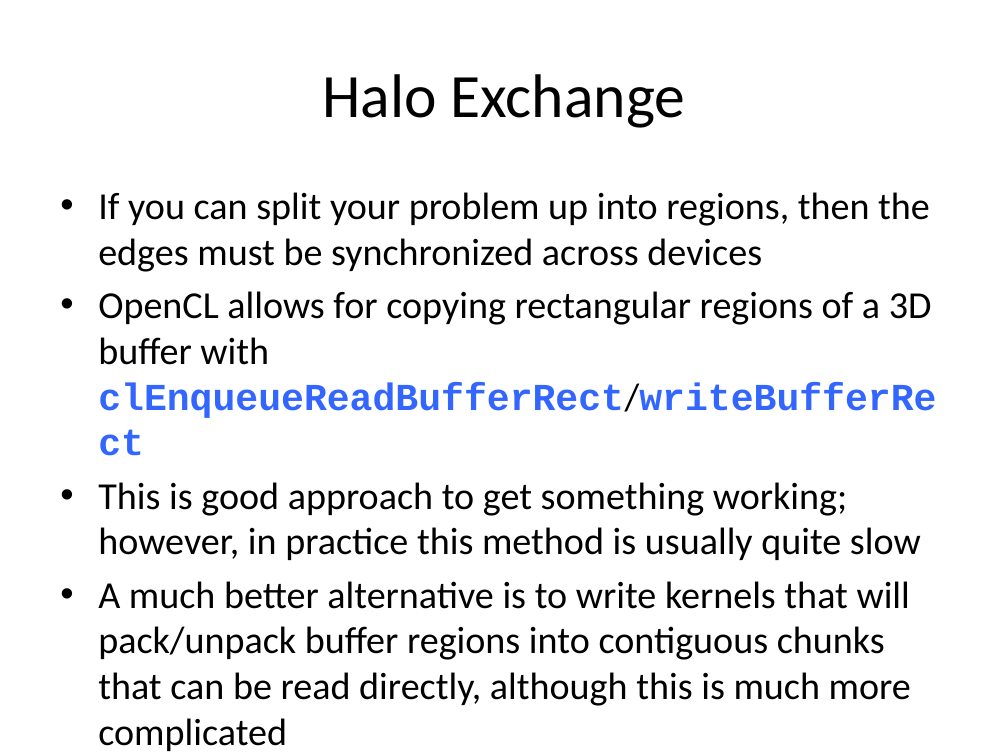
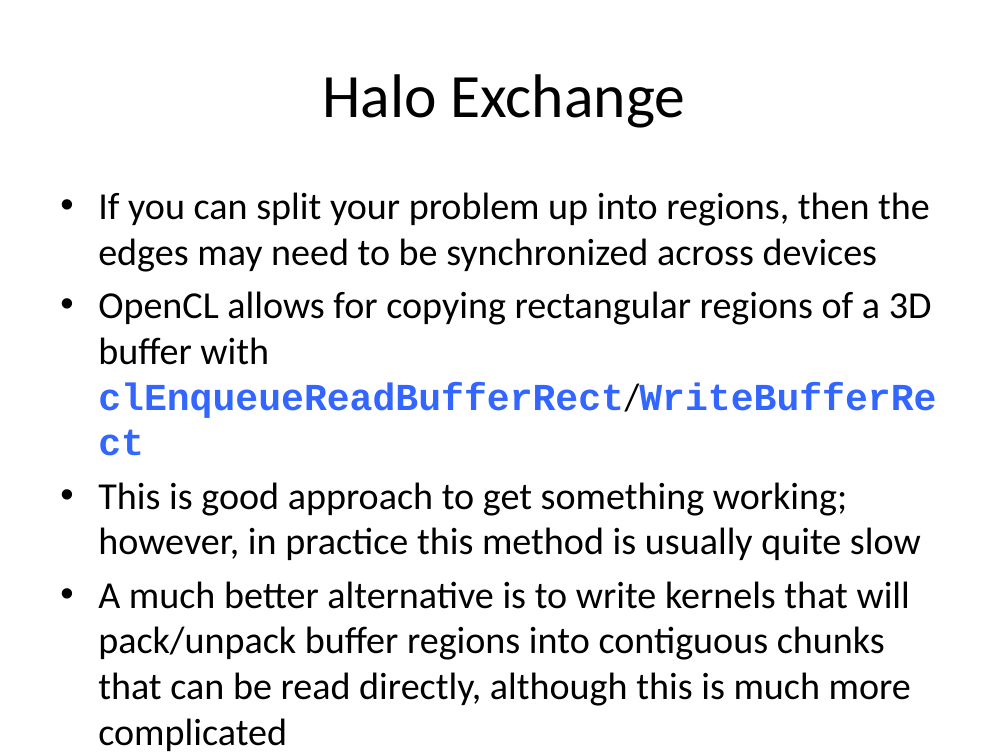
Before and after one commit to UoB-HPC/opencl-training-code, a slide deck: slide 23 of slides/advanced_part1.pptx (slide 22 before the commit). Drawn at 1008x756 pixels with LibreOffice and Linux fonts; fonts in the diff are those of the drawing. Boxes give left, top, right and bottom in pixels: in the first picture for what was removed or moved away, otherwise in the second. Text is boxed around its words. In the diff, an @@ line names an element or a change of style, - is before the commit and + after.

```diff
--- a/slides/advanced_part1.pptx
+++ b/slides/advanced_part1.pptx
@@ text at bbox=[98, 192, 936, 418]: text changed @@
-• If you can split your problem up into regions, then the edges must be synchronized across devices
-• OpenCL allows for copying rectangular regions of a 3D buffer with clEnqueueReadBufferRect/writeBufferRect
+• If you can split your problem up into regions, then the edges may need to be synchronized across devices
+• OpenCL allows for copying rectangular regions of a 3D buffer with clEnqueueReadBufferRect/WriteBufferRect
```
Also in this commit, not shown: 8 other slides changed, 1 slide added.
